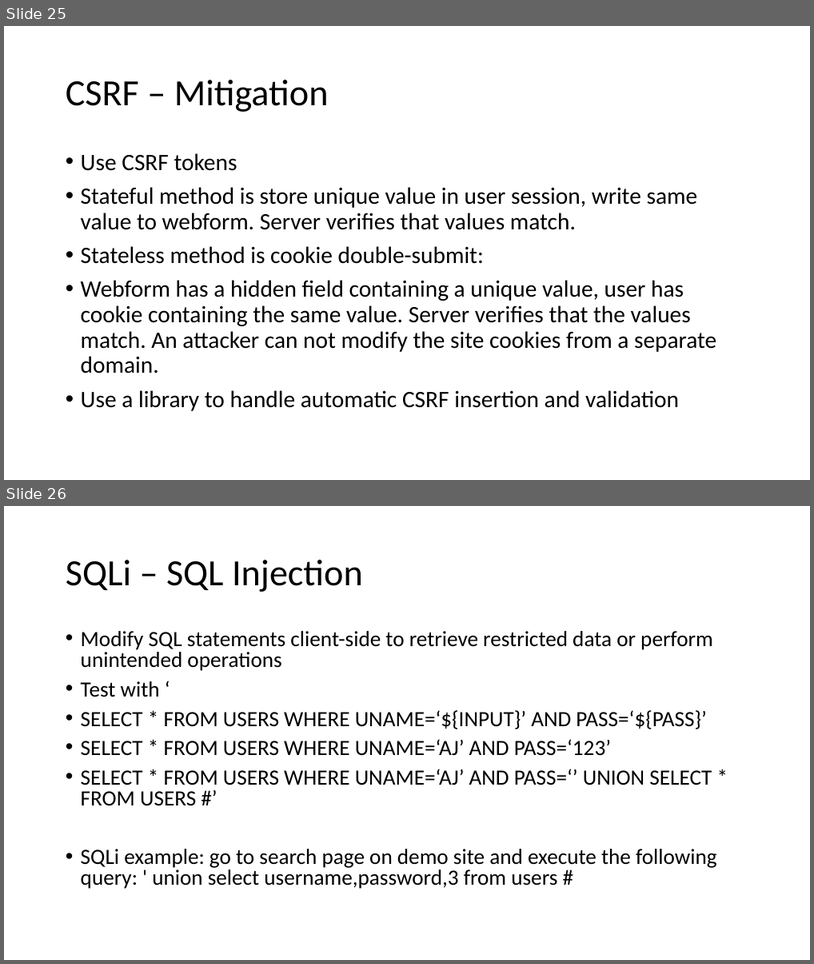
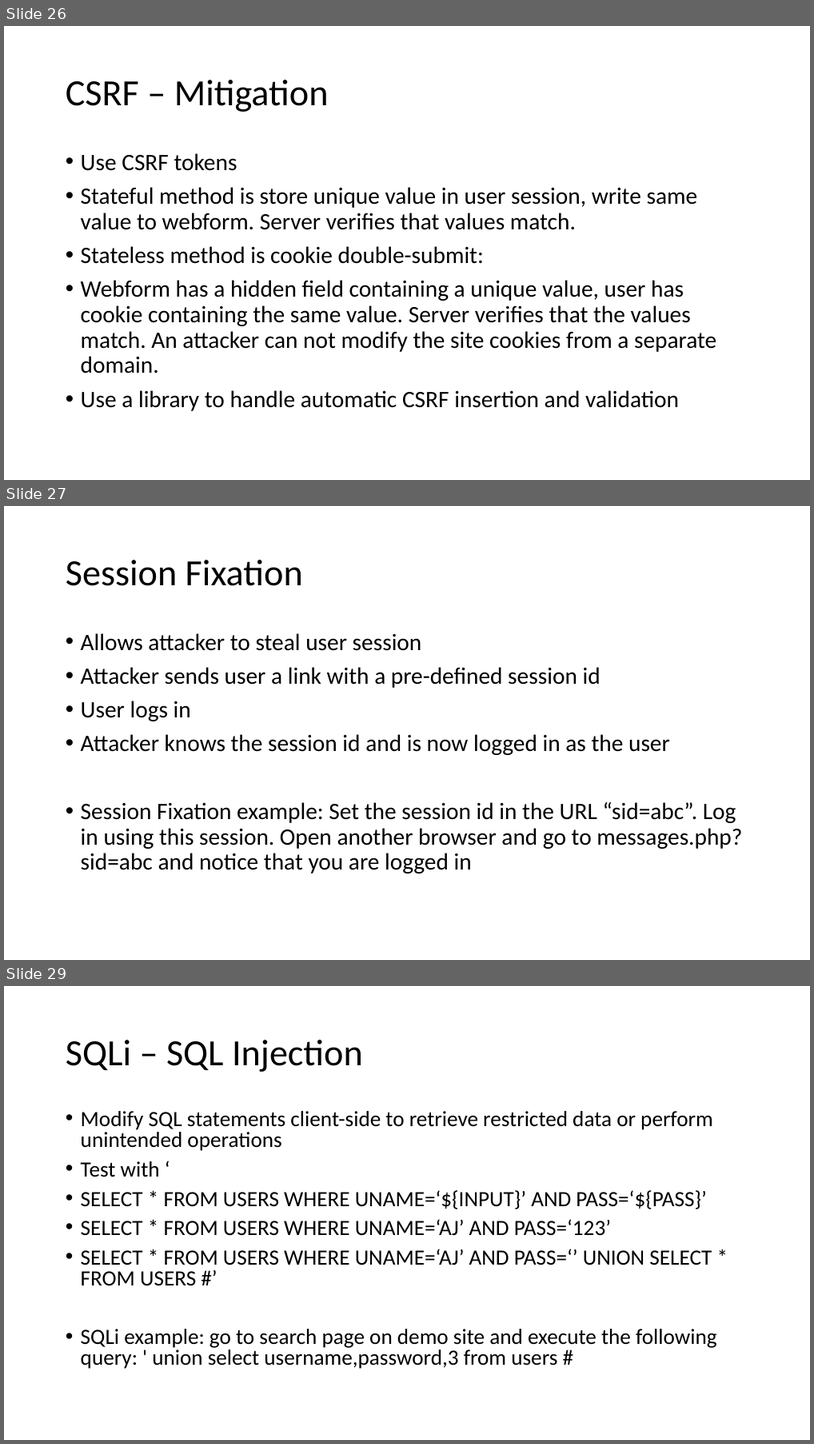
Before and after one commit to koga73/security-test, a slide deck: documents/Ethical_Hacking_101.pptx. Shown one above the other, each under a label of ours: slides 25 and 26 before the commit, slides 26, 27 and 29 after it; the slides between them are not shown. The pictures are 814x964 and 814x1444 pixels, drawn with LibreOffice and Linux fonts; fonts in the diff are those of the drawing. Boxes give left, top, right and bottom in pixels: in the first picture for what was removed or moved away, otherwise in the second. Text is boxed around its words. In the diff, an @@ line names an element or a change of style, - is before the commit and + after.

```diff
--- a/documents/Ethical_Hacking_101.pptx
+++ b/documents/Ethical_Hacking_101.pptx
@@ slide 27 added at (4,506,810,960), background #FFFFFF @@
@@ title added at (66,560,303,586), 44 pt, text #000000 @@
+Session Fixation
@@ text added at (81,633,742,873), 28 pt, text #000000 @@
+• Allows attacker to steal user session
+• Attacker sends user a link with a pre-defined session id
+• User logs in
+• Attacker knows the session id and is now logged in as the user
+• Session Fixation example: Set the session id in the URL “sid=abc”. Log in using this session. Open another browser and go to messages.php?sid=abc and notice that you are logged in
@@ what was slide 25 is now slide 26 @@
@@ what was slide 26 is now slide 29 @@
```
Also in this commit, not shown: 4 slides changed, 9 other slides added.
